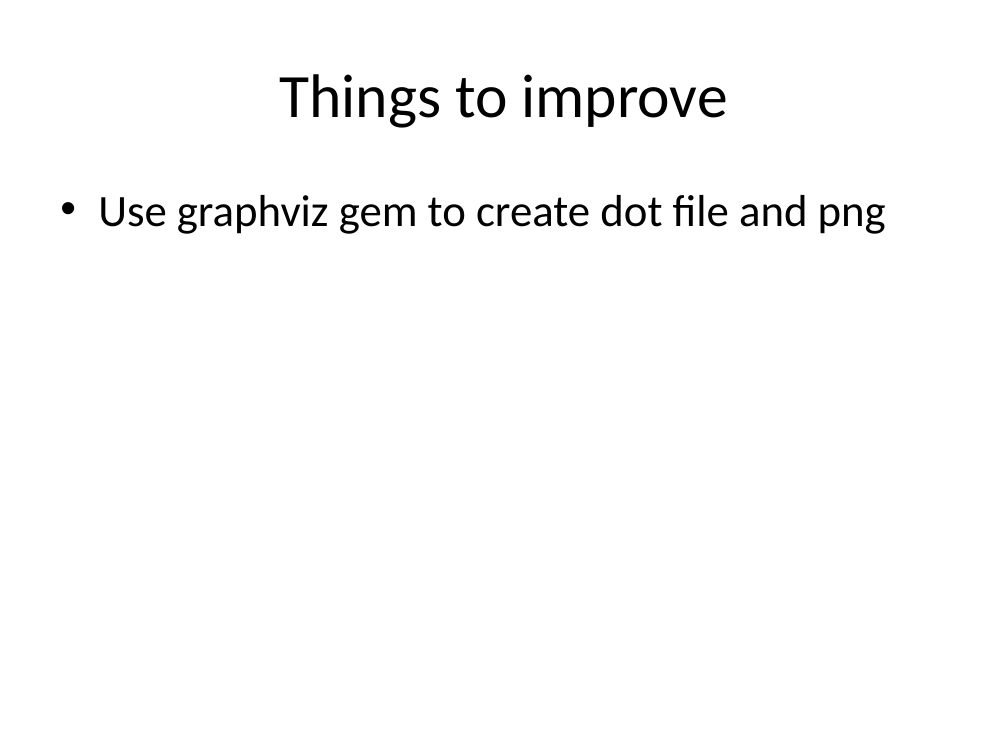
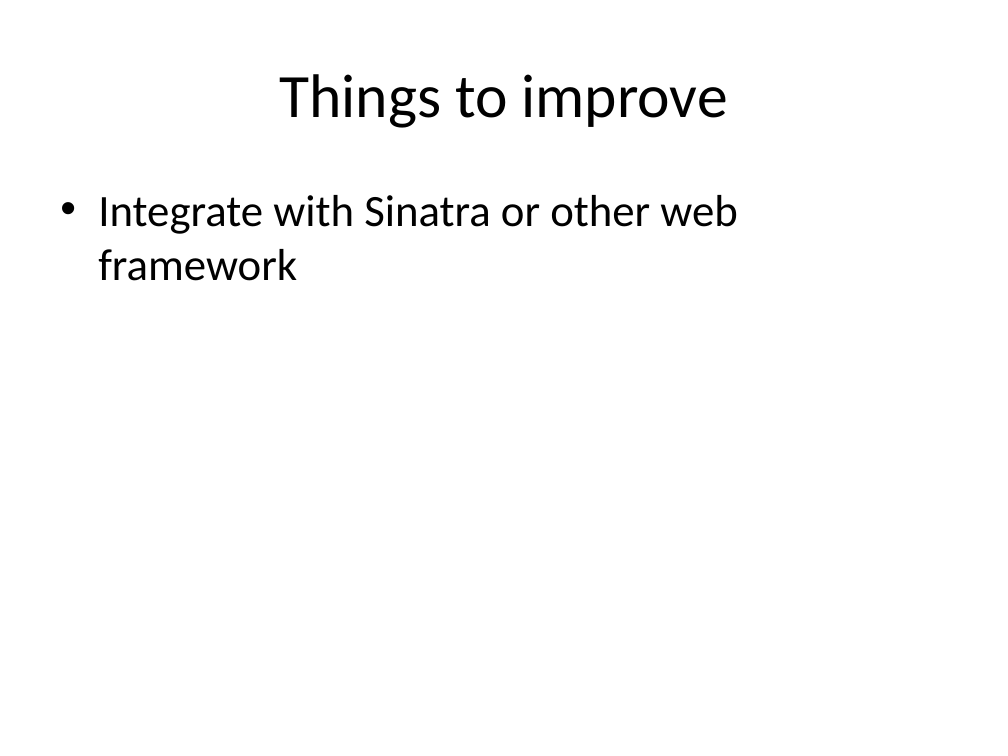
Before and after one commit to krystoff/fall-project, a slide deck: slide 3 of fall-project.pptx. Drawn at 1008x756 pixels with LibreOffice and Linux fonts; fonts in the diff are those of the drawing. Boxes give left, top, right and bottom in pixels: in the first picture for what was removed or moved away, otherwise in the second. Text is boxed around its words. In the diff, an @@ line names an element or a change of style, - is before the commit and + after.

```diff
--- a/fall-project.pptx
+++ b/fall-project.pptx
@@ text at (x1=98, y1=195, x2=738, y2=281): text changed @@
-• Use graphviz gem to create dot file and png
+• Integrate with Sinatra or other web framework
```
Also in this commit, not shown: 3 other slides changed, 2 slides added.
